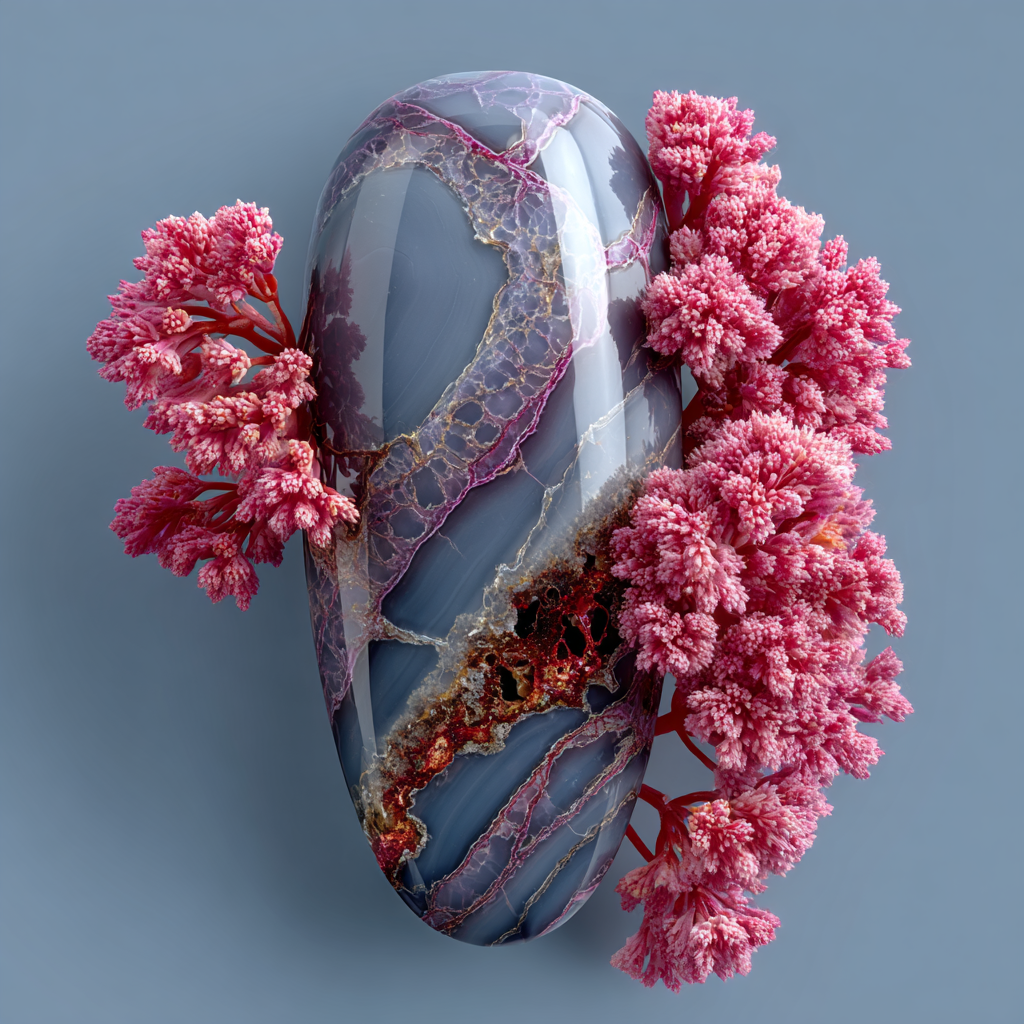
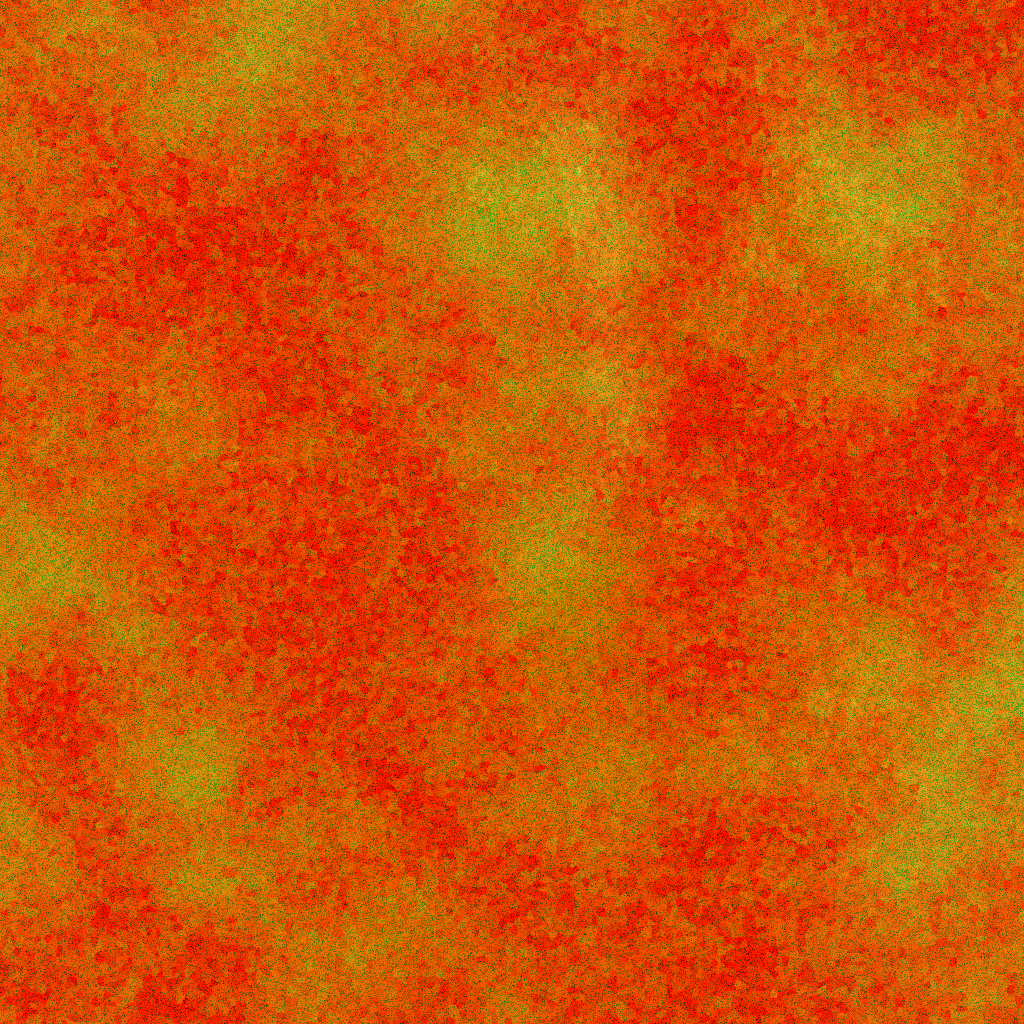
The second 1024 × 1024 image is a revision of the first. Changes to its layers:
painted on "Layer 1", masked it over [0, 0, 1024, 1024]
renamed "M Mask" to "Layer 2", painted on it over [0, 0, 1024, 1024]
painted on "E Mask" over [0, 0, 1024, 1024]